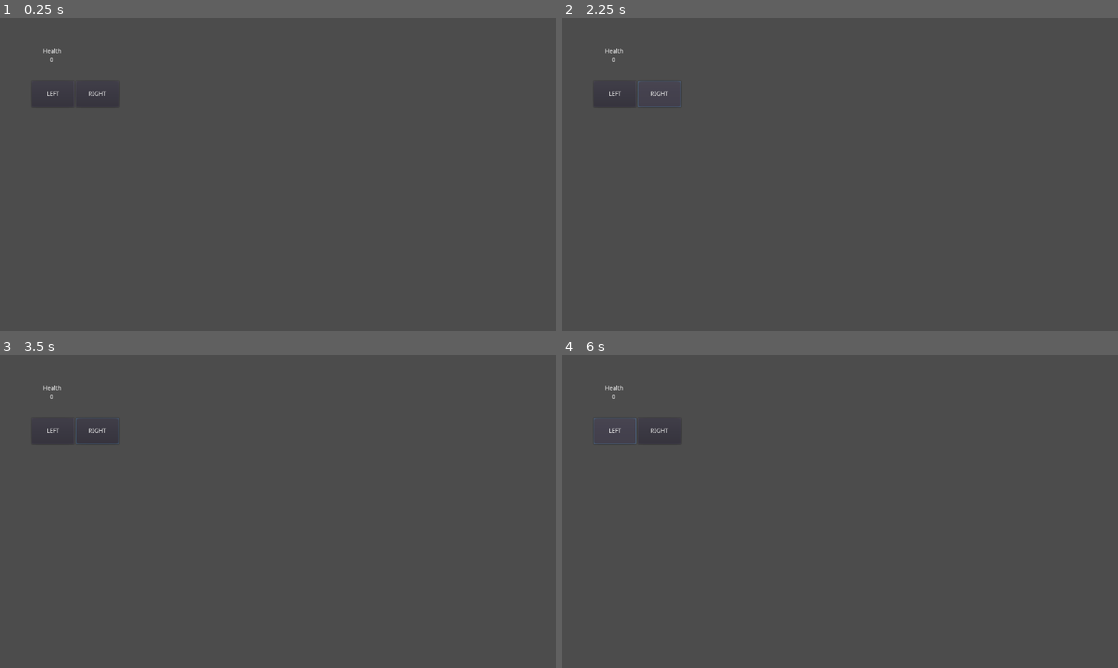
Above: before the commit, frames 1-4 (two rows, left to right).
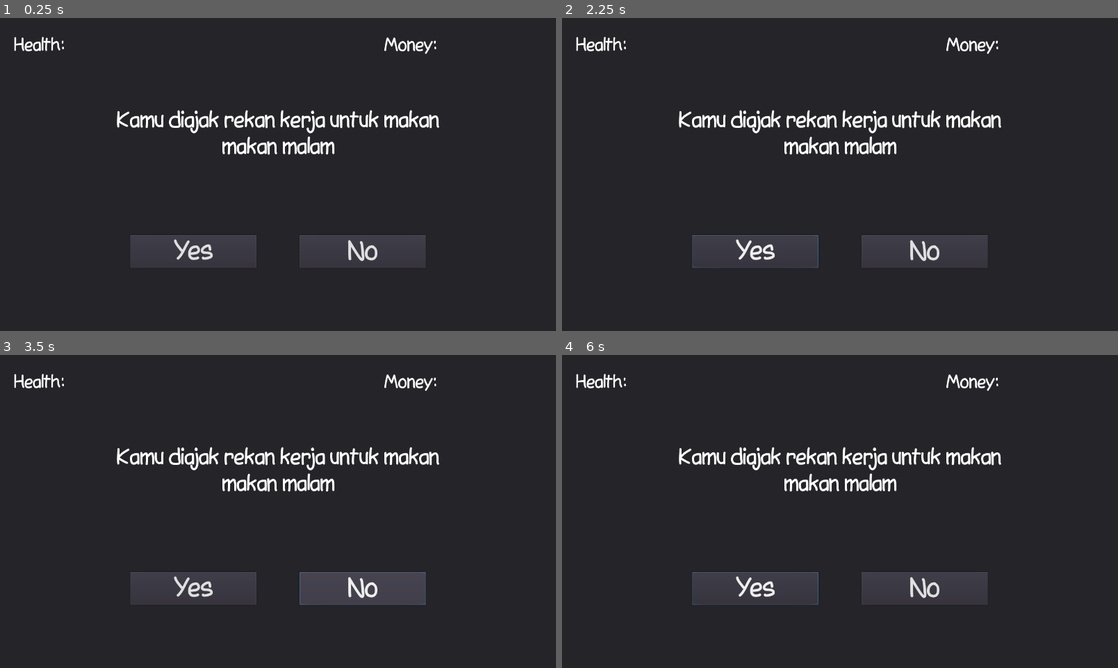
Above: after the commit, the same moments.

Repository: gitty20222/Dunia-Lain-BGDJam
Game: Godot game, scene res://node/ui_test/TestSim.tscn
Same seed, same stepped clock (60 frames per second), same inputs: the game is played once before the commit and once after it. This scene is started directly instead of the project's main scene.
Inputs (mouse positions are in pixels of both pictures, inside the frame that each line leads up to):
- Up to frame 1 (0.25 s): no input
- Up to frame 2 (2.25 s): click (617, 93) at 0.5 s, where only the run before the commit has a clickable "LEFT"; click (756, 252) at 1.25 s, where only the run after the commit has a clickable "Yes"; click (662, 93) at 2 s, where only the run before the commit has a clickable "RIGHT"
- Up to frame 3 (3.5 s): click (361, 589) at 2.75 s, where only the run after the commit has a clickable "No"
- Up to frame 4 (6 s): click (617, 430) at 3.5 s, where only the run before the commit has a clickable "LEFT"; click (756, 589) at 4.25 s, where only the run after the commit has a clickable "Yes"; click (662, 430) at 5 s, where only the run before the commit has a clickable "RIGHT"; click (617, 430) at 5.75 s, where only the run before the commit has a clickable "LEFT"

The runs differ from the first frame. In frame 1, 95% of the frame differs, in the area x 0-100%, y 0-100%; in frame 2, 95%; in frame 3, 95%; in frame 4, 95%.

Commit message:
Finished general event UI

Diff:
--- a/node/ui_test/TestSim.tscn
+++ b/node/ui_test/TestSim.tscn
@@ -1,37 +1,123 @@
-[gd_scene load_steps=3 format=2]
+[gd_scene load_steps=8 format=2]
 
-[ext_resource path="res://node/ui_test/StatDisplay.tscn" type="PackedScene" id=1]
+[ext_resource path="res://assets/font/BetterComicSans.ttf" type="DynamicFontData" id=1]
 [ext_resource path="res://node/ui_test/TestSim.gd" type="Script" id=2]
+
+[sub_resource type="DynamicFont" id=1]
+size = 40
+font_data = ExtResource( 1 )
+
+[sub_resource type="DynamicFont" id=2]
+size = 40
+font_data = ExtResource( 1 )
+
+[sub_resource type="DynamicFont" id=5]
+size = 50
+font_data = ExtResource( 1 )
+
+[sub_resource type="DynamicFont" id=3]
+size = 60
+font_data = ExtResource( 1 )
+
+[sub_resource type="DynamicFont" id=4]
+size = 60
+font_data = ExtResource( 1 )
 
 [node name="Test" type="Control"]
 anchor_right = 1.0
 anchor_bottom = 1.0
 script = ExtResource( 2 )
 
-[node name="HBoxContainer" type="HBoxContainer" parent="."]
-margin_left = 73.0
-margin_top = 145.0
-margin_right = 274.0
-margin_bottom = 205.0
+[node name="Panel" type="Panel" parent="."]
+anchor_right = 1.0
+anchor_bottom = 1.0
 
-[node name="LeftButton" type="Button" parent="HBoxContainer"]
-margin_right = 98.0
-margin_bottom = 60.0
+[node name="MarginContainer" type="MarginContainer" parent="Panel"]
+anchor_right = 1.0
+anchor_bottom = 1.0
+
+[node name="VBoxContainer" type="VBoxContainer" parent="Panel/MarginContainer"]
+margin_right = 1280.0
+margin_bottom = 720.0
 size_flags_horizontal = 3
 size_flags_vertical = 3
-text = "LEFT"
 
-[node name="RightButton" type="Button" parent="HBoxContainer"]
-margin_left = 102.0
-margin_right = 201.0
-margin_bottom = 60.0
+[node name="MarginContainer" type="MarginContainer" parent="Panel/MarginContainer/VBoxContainer"]
+margin_right = 1280.0
+margin_bottom = 86.0
+custom_constants/margin_top = 40
+custom_constants/margin_left = 31
+
+[node name="HBoxContainer" type="HBoxContainer" parent="Panel/MarginContainer/VBoxContainer/MarginContainer"]
+margin_left = 31.0
+margin_top = 40.0
+margin_right = 1280.0
+margin_bottom = 86.0
+custom_constants/separation = 730
+
+[node name="HealthLabel" type="Label" parent="Panel/MarginContainer/VBoxContainer/MarginContainer/HBoxContainer"]
+unique_name_in_owner = true
+margin_right = 125.0
+margin_bottom = 46.0
+custom_fonts/font = SubResource( 1 )
+text = "Health: "
+
+[node name="MoneyLabel" type="Label" parent="Panel/MarginContainer/VBoxContainer/MarginContainer/HBoxContainer"]
+unique_name_in_owner = true
+margin_left = 855.0
+margin_right = 982.0
+margin_bottom = 46.0
+custom_fonts/font = SubResource( 2 )
+text = "Money: "
+
+[node name="MarginContainer3" type="MarginContainer" parent="Panel/MarginContainer/VBoxContainer"]
+margin_top = 90.0
+margin_right = 1280.0
+margin_bottom = 326.0
+custom_constants/margin_right = 200
+custom_constants/margin_top = 117
+custom_constants/margin_left = 200
+
+[node name="EventText" type="Label" parent="Panel/MarginContainer/VBoxContainer/MarginContainer3"]
+unique_name_in_owner = true
+margin_left = 200.0
+margin_top = 117.0
+margin_right = 1080.0
+margin_bottom = 236.0
+custom_fonts/font = SubResource( 5 )
+text = "Kamu diajak rekan kerja untuk makan makan malam"
+align = 1
+autowrap = true
+
+[node name="MarginContainer2" type="MarginContainer" parent="Panel/MarginContainer/VBoxContainer"]
+margin_top = 330.0
+margin_right = 1280.0
+margin_bottom = 575.0
+custom_constants/margin_right = 300
+custom_constants/margin_top = 169
+custom_constants/margin_left = 300
+
+[node name="HBoxContainer" type="HBoxContainer" parent="Panel/MarginContainer/VBoxContainer/MarginContainer2"]
+margin_left = 300.0
+margin_top = 169.0
+margin_right = 980.0
+margin_bottom = 245.0
+custom_constants/separation = 100
+
+[node name="YesBtn" type="Button" parent="Panel/MarginContainer/VBoxContainer/MarginContainer2/HBoxContainer"]
+unique_name_in_owner = true
+margin_right = 290.0
+margin_bottom = 76.0
+size_flags_horizontal = 3
+custom_fonts/font = SubResource( 3 )
+text = "Yes"
+
+[node name="NoBtn" type="Button" parent="Panel/MarginContainer/VBoxContainer/MarginContainer2/HBoxContainer"]
+unique_name_in_owner = true
+margin_left = 390.0
+margin_right = 680.0
+margin_bottom = 76.0
 size_flags_horizontal = 3
 size_flags_vertical = 3
-text = "RIGHT"
-
-[node name="HealthDisplay" parent="." instance=ExtResource( 1 )]
-margin_left = 99.0
-margin_top = 70.0
-margin_right = 139.0
-margin_bottom = 104.0
-title = "Health"
+custom_fonts/font = SubResource( 4 )
+text = "No"
Binary file added: assets/font/BetterComicSans.ttf
